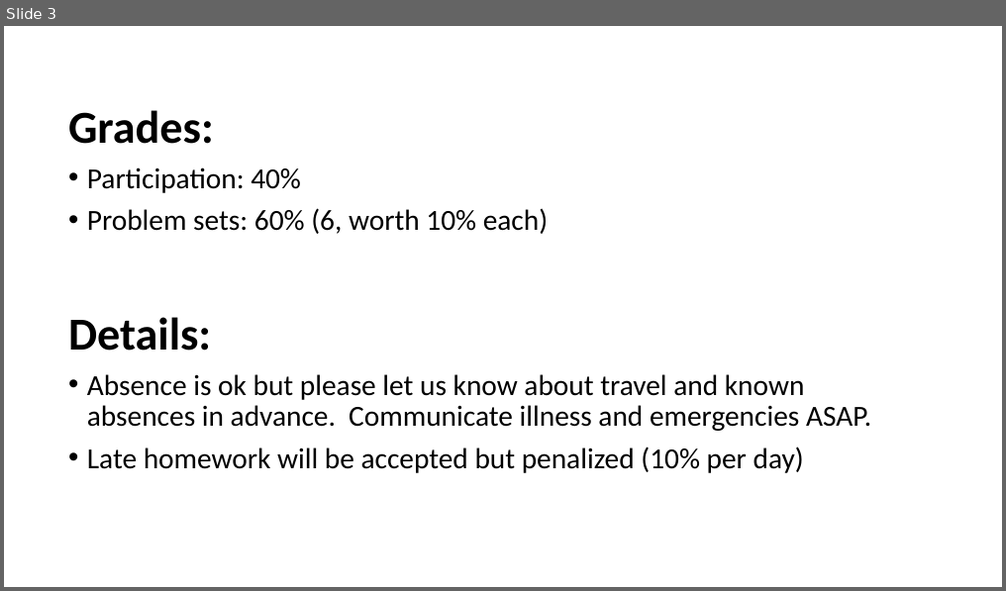
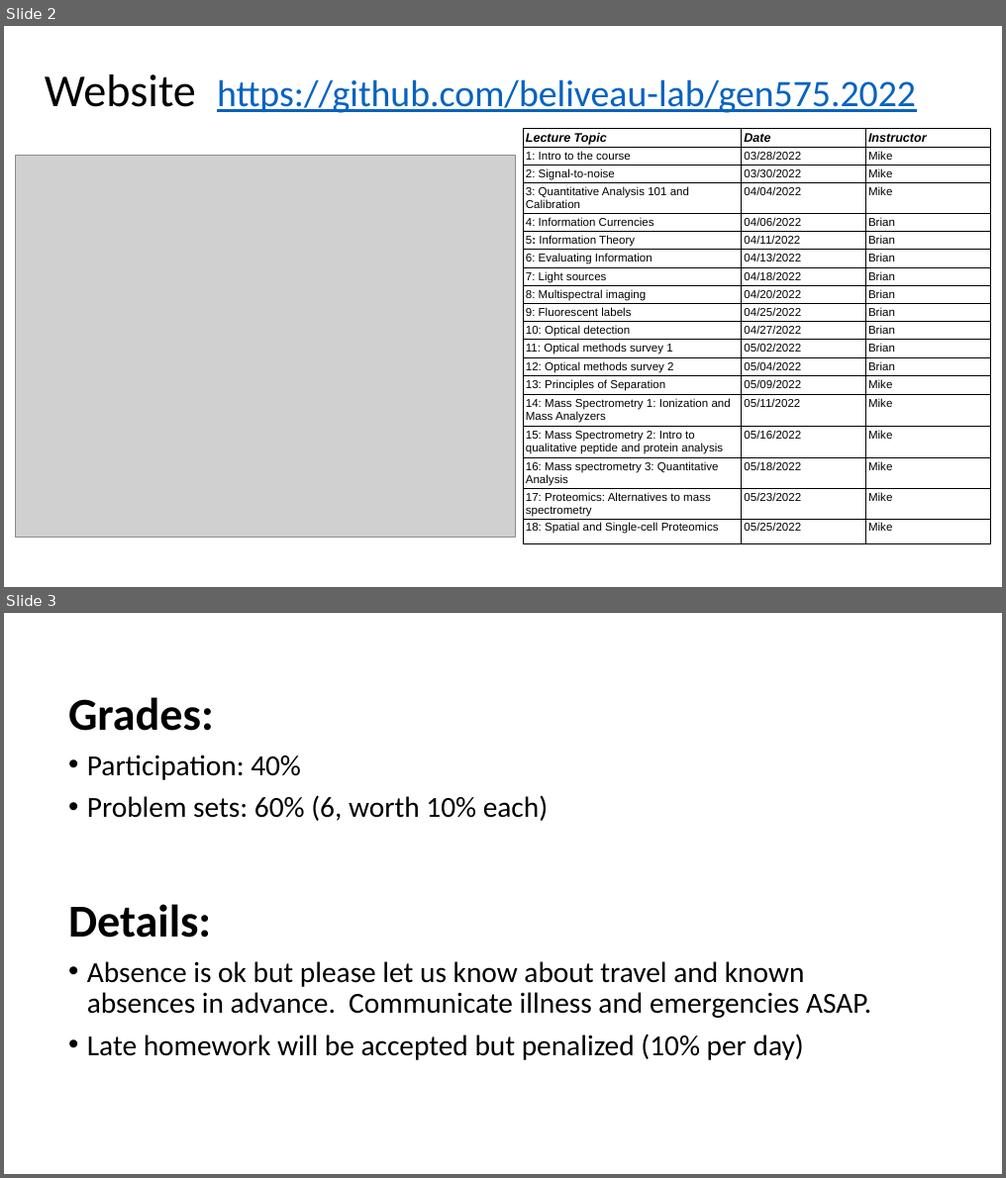
Before and after one commit to beliveau-lab/gen575, a slide deck: lectures/1.Introduction.pptx. Shown one above the other, each under a label of ours: slide 3 before the commit, slides 2 and 3 after it. The pictures are 1006x591 and 1006x1178 pixels, drawn with LibreOffice and Linux fonts; fonts in the diff are those of the drawing; grey boxes stand for pictures. Boxes give left, top, right and bottom in pixels: in the first picture for what was removed or moved away, otherwise in the second. Text is boxed around its words. In the diff, an @@ line names an element or a change of style, - is before the commit and + after.

```diff
--- a/lectures/1.Introduction.pptx
+++ b/lectures/1.Introduction.pptx
@@ slide 2 added at box(4, 26, 1002, 587), background #FFFFFF @@
@@ title added at box(45, 75, 916, 113), 36 pt, text #0563C1, underline @@
+Website https://github.com/beliveau-lab/gen575.2022
@@ table added at box(524, 129, 991, 562), 19 rows, 3 columns @@
+Lecture Topic | Date | Instructor
+1: Intro to the course | 03/28/2022 | Mike
+2: Signal-to-noise | 03/30/2022 | Mike
+3: Quantitative Analysis 101 and Calibration | 04/04/2022 | Mike
+4: Information Currencies | 04/06/2022 | Brian
+5: Information Theory | 04/11/2022 | Brian
+6: Evaluating Information | 04/13/2022 | Brian
+7: Light sources | 04/18/2022 | Brian
+8: Multispectral imaging | 04/20/2022 | Brian
+9: Fluorescent labels | 04/25/2022 | Brian
+10: Optical detection | 04/27/2022 | Brian
+11: Optical methods survey 1 | 05/02/2022 | Brian
+12: Optical methods survey 2 | 05/04/2022 | Brian
+13: Principles of Separation | 05/09/2022 | Mike
+14: Mass Spectrometry 1: Ionization and Mass Analyzers | 05/11/2022 | Mike
+15: Mass Spectrometry 2: Intro to qualitative peptide and protein analysis | 05/16/2022 | Mike
+16: Mass spectrometry 3: Quantitative Analysis | 05/18/2022 | Mike
+17: Proteomics: Alternatives to mass spectrometry | 05/23/2022 | Mike
+18: Spatial and Single-cell Proteomics | 05/25/2022 | Mike
@@ picture added at box(16, 155, 516, 537) @@
```
Also in this commit, not shown: 4 slides changed, 1 slide removed, 2 other files.
